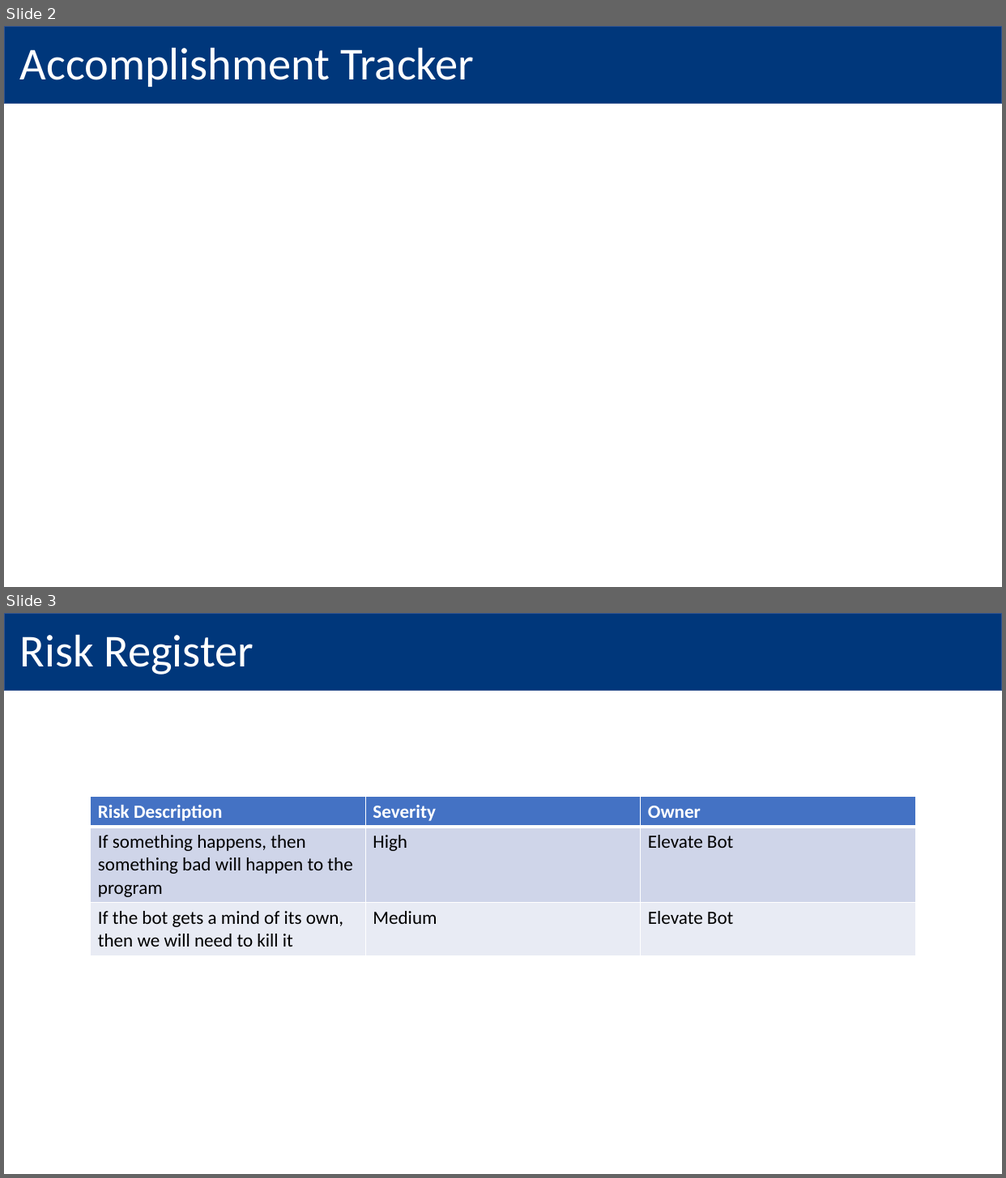
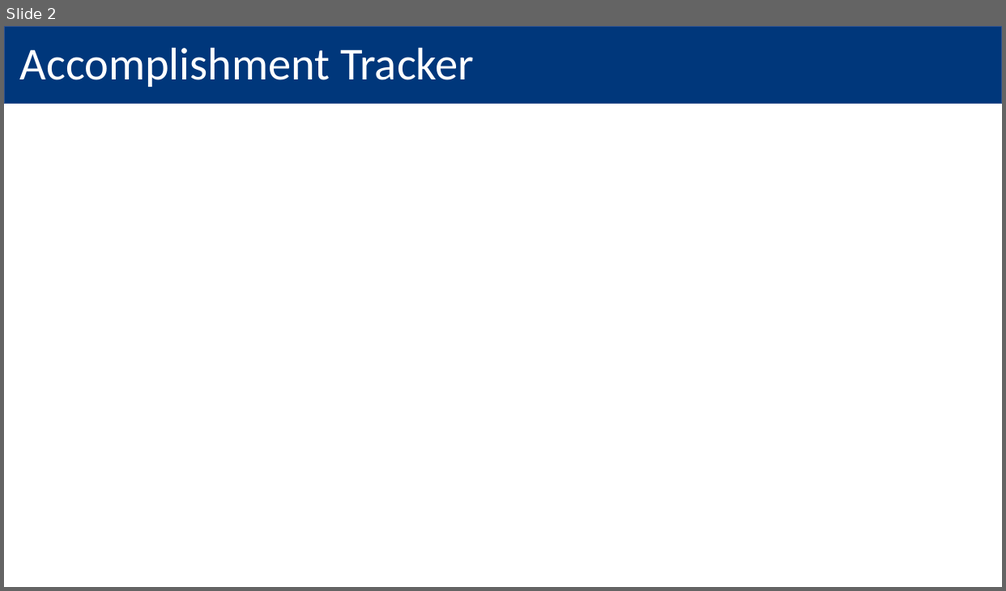
Before and after one commit to MindPetalSoftwareSolutions/VerticalApps_PMO-Bot, a slide deck: Data/Output/Robotic Process Automation PMO.pptx. Shown one above the other, each under a label of ours: slides 2 and 3 before the commit, slide 2 after it. The pictures are 1006x1178 and 1006x591 pixels, drawn with LibreOffice and Linux fonts; fonts in the diff are those of the drawing; background and template pictures are left out. Boxes give left, top, right and bottom in pixels: in the first picture for what was removed or moved away, otherwise in the second. Text is boxed around its words. In the diff, an @@ line names an element or a change of style, - is before the commit and + after.

```diff
--- a/Data/Output/Robotic Process Automation PMO.pptx
+++ b/Data/Output/Robotic Process Automation PMO.pptx
@@ slide 3 removed at (4, 613, 1002, 1174), background #FFFFFF; not listed: 1 template element that a slide beside it also shows @@
@@ title removed at (20, 634, 254, 675) @@
-Risk Register
@@ table removed at (90, 796, 914, 1103), 3 rows, 3 columns @@
-Risk Description | Severity | Owner
-If something happens, then something bad will happen to the program | High | Elevate Bot
-If the bot gets a mind of its own, then we will need to kill it | Medium | Elevate Bot
```
Also in this commit, not shown: 1 slide added, 3 other files.
